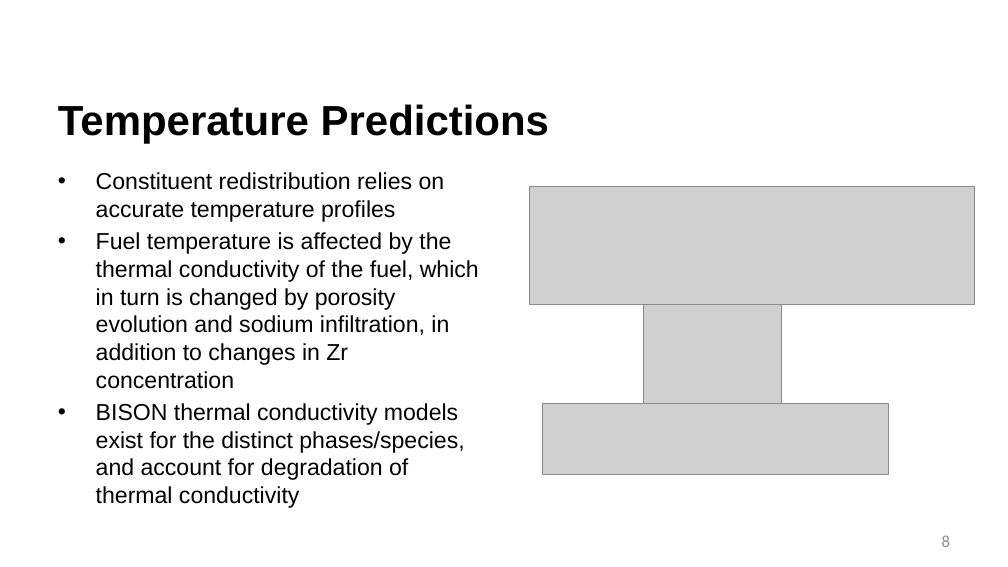
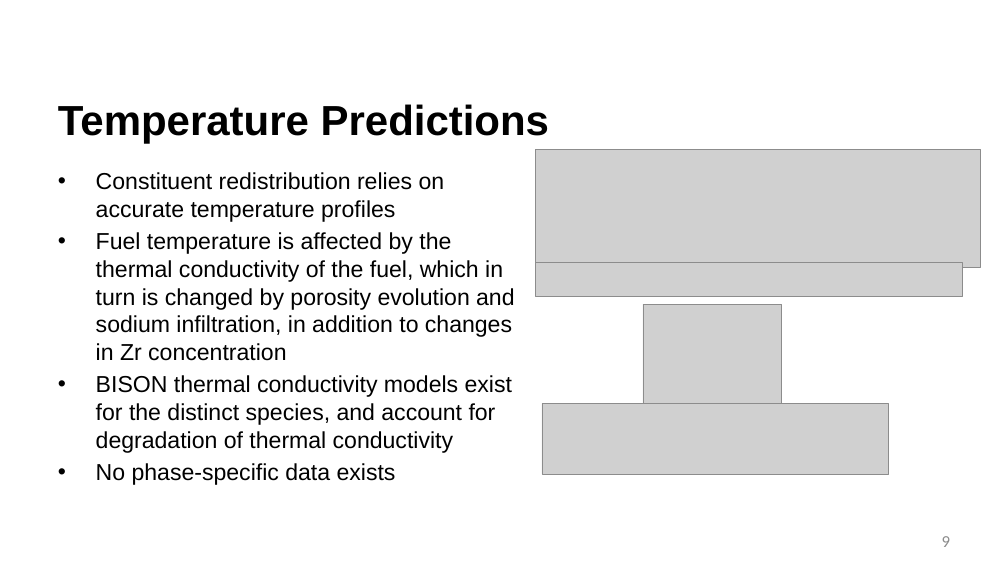
Before and after one commit to benbeeler/TEACHING, a slide deck: slide 9 of Advanced Reactor Materials/Fall2026/Lec11_SFRs.pptx (slide 8 before the commit). Drawn at 1008x567 pixels with LibreOffice and Linux fonts; fonts in the diff are those of the drawing; grey boxes stand for pictures; background and template pictures are left out. Boxes give left, top, right and bottom in pixels: in the first picture for what was removed or moved away, otherwise in the second. Text is boxed around its words. In the diff, an @@ line names an element or a change of style, - is before the commit and + after.

```diff
--- a/Advanced Reactor Materials/Fall2026/Lec11_SFRs.pptx
+++ b/Advanced Reactor Materials/Fall2026/Lec11_SFRs.pptx
@@ picture: place and size @@
-picture at <box>529,186,975,304</box>
+picture at <box>535,150,981,268</box>
@@ picture added at <box>535,262,963,296</box> @@
@@ text at <box>96,375,512,485</box>: text changed @@
-• BISON thermal conductivity models exist for the distinct phases/species, and account for degradation of thermal conductivity
+• BISON thermal conductivity models exist for the distinct species, and account for degradation of thermal conductivity
+• No phase-specific data exists
@@ page number at <box>942,536,950,547</box>: text changed @@
-8
+9
```
Also in this commit, not shown: 9 other slides changed, 3 slides added, 12 other files.
